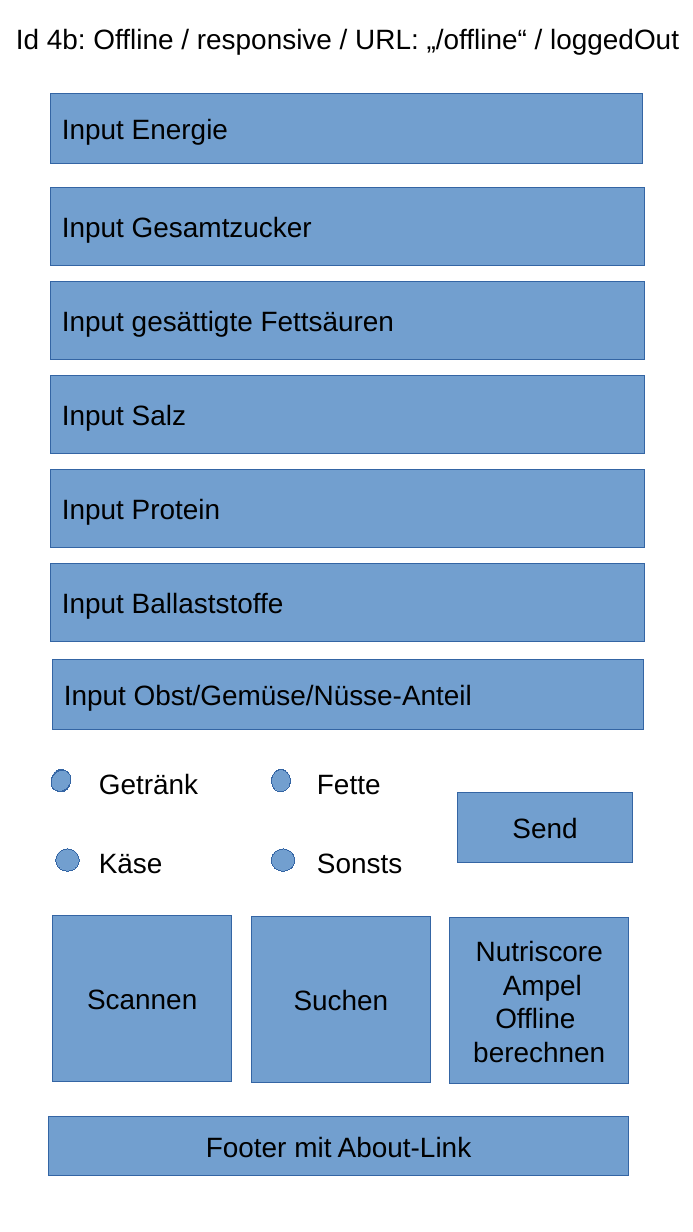
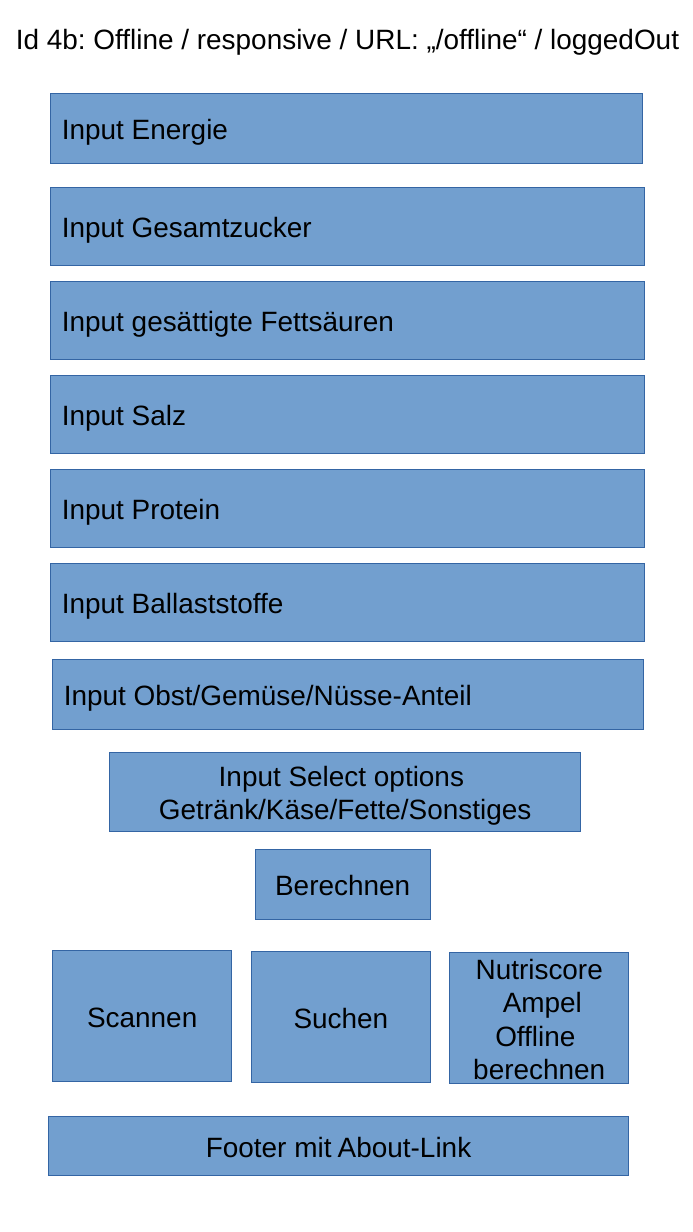
Before and after one commit to HolgerZerbe/foodata, a slide deck: slide 4 of concept/textdateien/Foodata Mockups responsive.odp. Drawn at 693x1232 pixels with LibreOffice and Linux fonts; fonts in the diff are those of the drawing. Boxes give left, top, right and bottom in pixels: in the first picture for what was removed or moved away, otherwise in the second. Text is boxed around its words. In the diff, an @@ line names an element or a change of style, - is before the commit and + after.

```diff
--- a/concept/textdateien/Foodata Mockups responsive.odp
+++ b/concept/textdateien/Foodata Mockups responsive.odp
@@ ellipse removed at (x1=47, y1=767, x2=75, y2=796) @@
@@ ellipse removed at (x1=51, y1=770, x2=70, y2=792) @@
@@ ellipse removed at (x1=57, y1=772, x2=69, y2=787) @@
@@ text removed at (x1=99, y1=773, x2=198, y2=795) @@
-Getränk
@@ rectangle added at (x1=110, y1=752, x2=580, y2=832), fill #729FCF, outline #3465A4 0 pt, 18 pt, text #000000 @@
+Input Select options
+Getränk/Käse/Fette/Sonstiges
@@ ellipse removed at (x1=272, y1=770, x2=291, y2=792) @@
@@ text removed at (x1=317, y1=774, x2=381, y2=795) @@
-Fette
@@ rectangle removed at (x1=457, y1=792, x2=633, y2=863) @@
-Send
@@ ellipse removed at (x1=56, y1=849, x2=79, y2=872) @@
@@ text removed at (x1=99, y1=853, x2=163, y2=874) @@
-Käse
@@ rectangle added at (x1=255, y1=849, x2=430, y2=920), fill #729FCF, outline #3465A4 0 pt, 18 pt, text #000000 @@
+Berechnen
@@ ellipse removed at (x1=272, y1=849, x2=295, y2=872) @@
@@ text removed at (x1=317, y1=853, x2=402, y2=874) @@
-Sonsts
@@ rectangle "Scannen" resized from (x1=53, y1=915, x2=231, y2=1082) to (x1=53, y1=950, x2=231, y2=1082) @@
@@ rectangle "Suchen" resized from (x1=251, y1=917, x2=430, y2=1083) to (x1=251, y1=951, x2=430, y2=1083) @@
@@ rectangle "Nutriscore" resized from (x1=450, y1=918, x2=629, y2=1084) to (x1=450, y1=952, x2=629, y2=1084) @@
```
Also in this commit, not shown: 1 other slide changed, 1 slide added, 1 other file.
